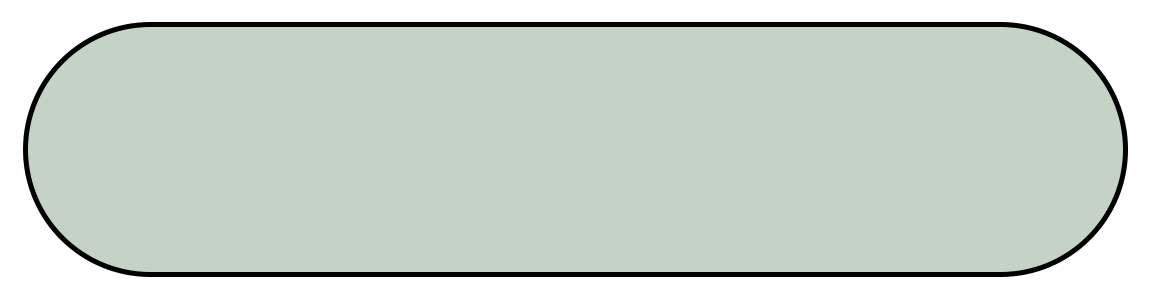
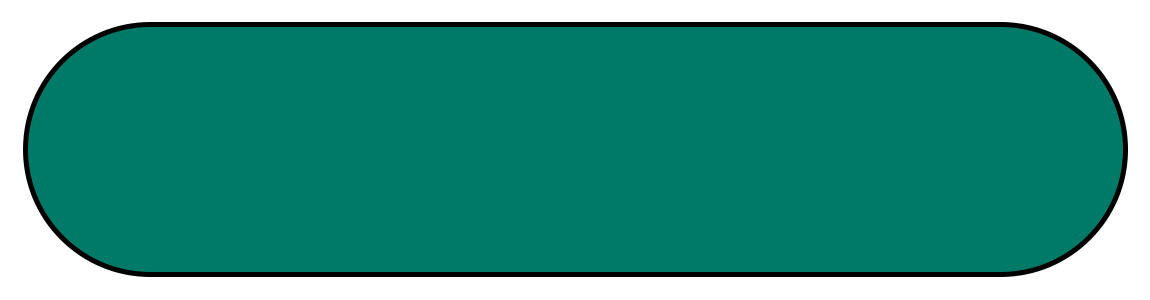
Revision of a layered (1150, 300) image; what changed, layer by layer:
painted on "Rectangle 1" over [28, 27, 1123, 272]
